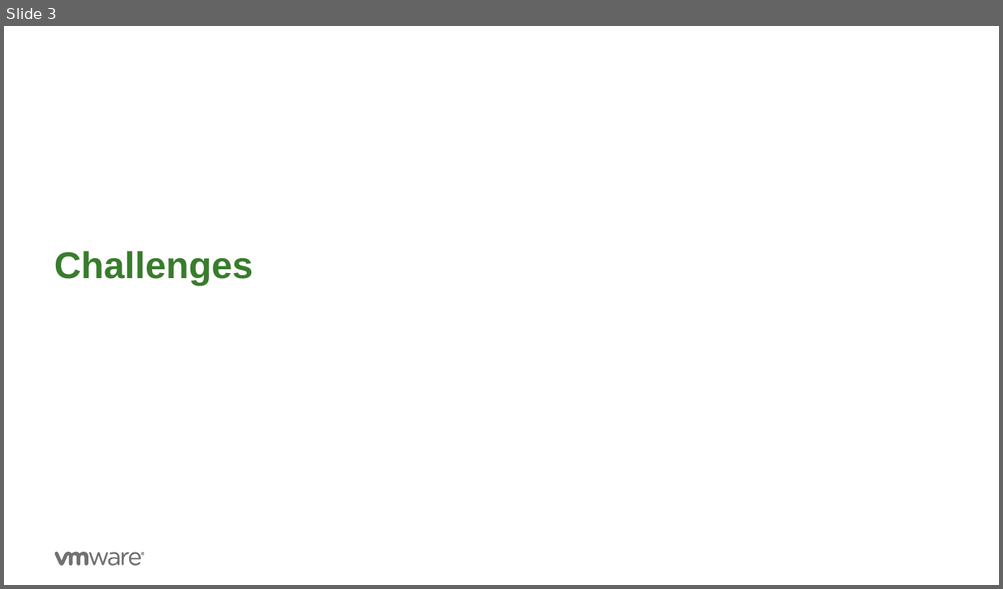
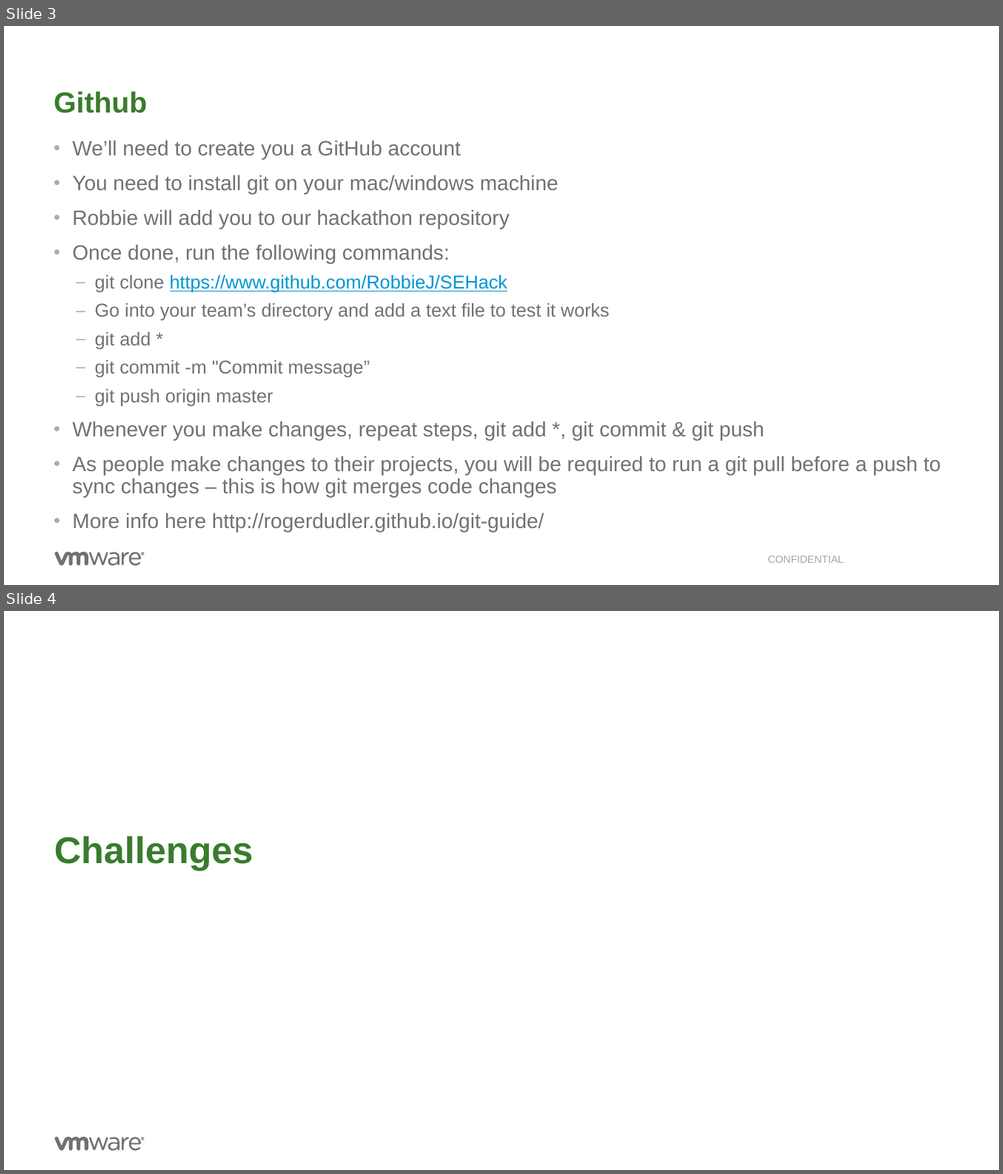
Before and after one commit to RobbieJVMW/SEHack, a slide deck: Instructions.pptx. Shown one above the other, each under a label of ours: slide 3 before the commit, slides 3 and 4 after it. The pictures are 1003x589 and 1003x1174 pixels, drawn with LibreOffice and Linux fonts; fonts in the diff are those of the drawing; background and template pictures are left out. Boxes give left, top, right and bottom in pixels: in the first picture for what was removed or moved away, otherwise in the second. Text is boxed around its words. In the diff, an @@ line names an element or a change of style, - is before the commit and + after.

```diff
--- a/Instructions.pptx
+++ b/Instructions.pptx
@@ slide 3 added at (x1=4, y1=26, x2=999, y2=585), background #FFFFFF; not listed: 7 template elements that a slide beside it also shows @@
@@ title added at (x1=54, y1=91, x2=147, y2=113), 28 pt, text #387C2C, bold @@
+Github
@@ text added at (x1=72, y1=140, x2=940, y2=528), 20 pt, text #717074 @@
+• We’ll need to create you a GitHub account
+• You need to install git on your mac/windows machine
+• Robbie will add you to our hackathon repository
+• Once done, run the following commands:
+  – git clone https://www.github.com/RobbieJ/SEHack
+  – Go into your team’s directory and add a text file to test it works
+  – git add *
+  – git commit -m "Commit message”
+  – git push origin master
+• Whenever you make changes, repeat steps, git add *, git commit & git push
+• As people make changes to their projects, you will be required to run a git pull before a push to sync changes – this is how git merges code changes
+• More info here http://rogerdudler.github.io/git-guide/
@@ text added at (x1=768, y1=556, x2=843, y2=563), 10 pt, text #A5A4A6 @@
+CONFIDENTIAL
@@ page number added at (x1=950, y1=554, x2=987, y2=565), 10 pt, text #FFFFFF @@
+3
@@ what was slide 3 is now slide 4 @@
```
Also in this commit, not shown: 1 slide changed, 3 other files.
